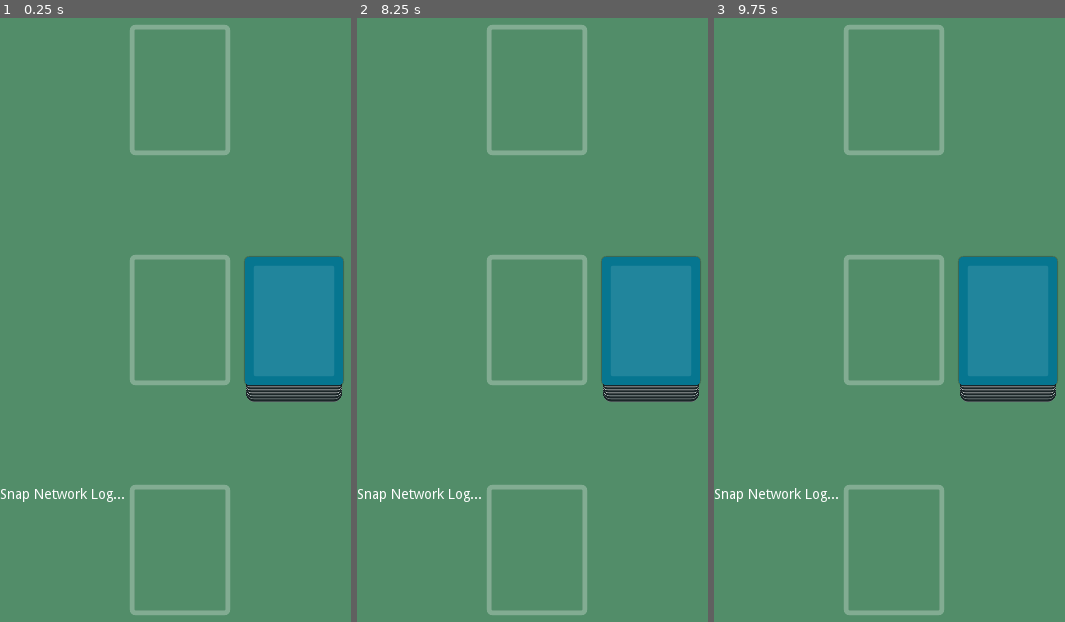
Above: before the commit, frames 1-3 (left to right).
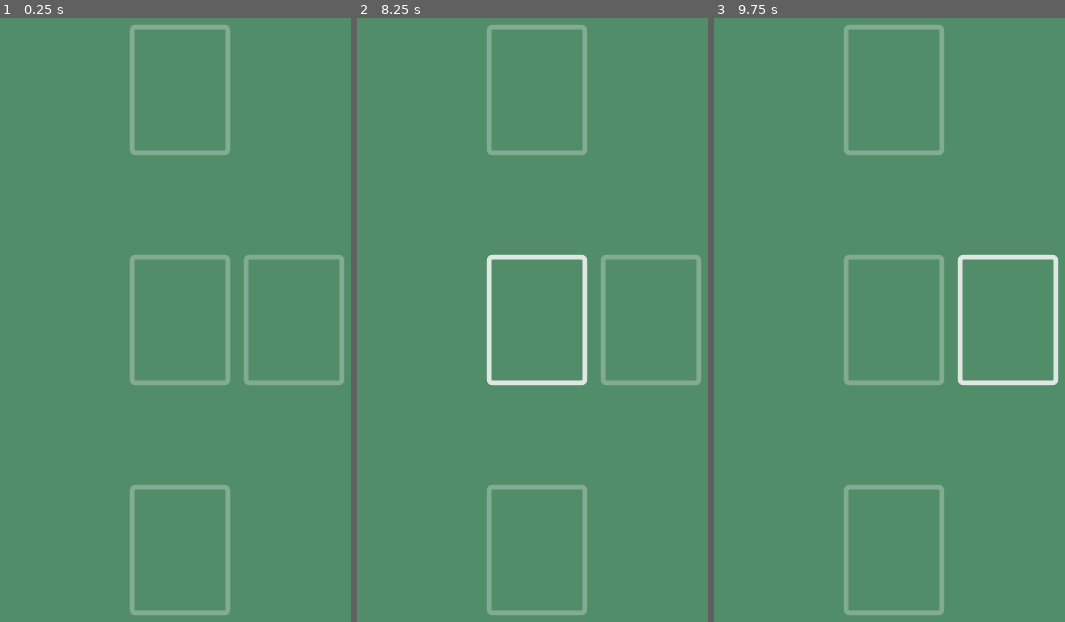
Above: after the commit, the same moments.

Repository: dancras/snap
Game: Godot game, scene res://Main.tscn
Two runs of this game, one before a commit and one after it. Both use one fixed random seed, a clock stepped at 60 frames per second and the inputs below.
Inputs (mouse positions are in pixels of both pictures, inside the frame that each line leads up to):
- Up to frame 1 (0.25 s): no input
- Up to frame 2 (8.25 s): click (651, 320) at 0.52 s; click (651, 320) at 1.27 s; click (651, 320) at 2.02 s; click (651, 320) at 2.77 s; tap Enter at 3.5, 5, 6.5 s; move the mouse to (616, 295) at 3.52 s; tap Space at 4.25, 5.75, 7.25 s; move the mouse to (465, 362) at 4.27 s; move the mouse to (574, 187) at 5.02 s; move the mouse to (518, 458) at 5.77 s; move the mouse to (644, 422) at 6.52 s; move the mouse to (430, 235) at 7.27 s; move the mouse to (553, 326) at 8.02 s
- Up to frame 3 (9.75 s): move the mouse to (840, 169) at 8.77 s; move the mouse to (973, 295) at 9.52 s

The runs differ from the first frame. In frame 1, 7.1% of the frame differs, in the area x 0-99%, y 39-81%; in frame 2, 8.2%; in frame 3, 7.3%.

Commit message:
Initialise deck and drag cards over network

Diff:
--- a/Card.tscn
+++ b/Card.tscn
@@ -77,8 +77,8 @@
 corner_radius_bottom_left = 2
 
 [node name="Card" type="Control"]
-margin_right = 40.0
-margin_bottom = 40.0
+margin_right = 100.0
+margin_bottom = 130.0
 script = ExtResource( 2 )
 __meta__ = {
 "_edit_use_anchors_": false
--- a/Deck.gd
+++ b/Deck.gd
@@ -71,10 +71,10 @@
 func revert_drag(data):
     cards.push_back(data)
 
-func can_drop_data(position, data):
+func can_drop_data(_position, _data):
     return true
 
-func drop_data(position, data):
+func drop_data(_position, data):
     cards.push_back(data)
     get_node("/root/Main/DragManager").drop_success()
     update_children()
--- a/DragManager.gd
+++ b/DragManager.gd
@@ -1,15 +1,25 @@
 extends Node
+
+signal drag_position(drag_data, position)
 
 var drag_origin
 var drag_data
+
+func _input(event):
+    if is_dragging() && event is InputEventMouseMotion:
+        emit_signal("drag_position", drag_data, event.position);
+
+func is_dragging():
+    return drag_origin != null
 
 func poll_viewport_for_grab_status():
     yield(get_tree().create_timer(0.05), "timeout")
 
     if get_viewport().gui_is_dragging():
         poll_viewport_for_grab_status()
-    elif drag_origin != null:
+    elif is_dragging():
         drag_origin.revert_drag(drag_data)
+        clear_drag_data()
 
 func starting_drag(origin, data):
     drag_origin = origin
@@ -17,5 +27,8 @@
     poll_viewport_for_grab_status()
 
 func drop_success():
+    clear_drag_data()
+
+func clear_drag_data():
     drag_origin = null
     drag_data = null
--- a/Lobby.gd
+++ b/Lobby.gd
@@ -1,6 +1,8 @@
 extends Control
 
 const SERVER_PORT = 6050
+
+var is_master = true
 
 func _ready():
     get_tree().connect("network_peer_connected", self, "_player_connected")
@@ -12,9 +14,10 @@
 
 func init_connection():
     var peer = NetworkedMultiplayerENet.new()
-    var create_error = peer.create_server(SERVER_PORT, 2)
+    var create_error = peer.create_server(SERVER_PORT, 1)
 
     if create_error:
+        is_master = false
         peer.create_client("127.0.0.1", SERVER_PORT)
 
     get_tree().network_peer = peer
@@ -22,6 +25,10 @@
 
 func _player_connected(id):
     $Log.text += "\nPlayer Connected: " + str(id)
+    hide()
+
+    if is_master:
+        get_parent().get_node("Table").master_init_table()
 
 func _connected_ok():
     $Log.text += "\nConnection Success!"
--- a/Main.tscn
+++ b/Main.tscn
@@ -1,13 +1,15 @@
-[gd_scene load_steps=3 format=2]
+[gd_scene load_steps=4 format=2]
 
 [ext_resource path="res://Lobby.gd" type="Script" id=1]
 [ext_resource path="res://Table.tscn" type="PackedScene" id=2]
+[ext_resource path="res://DragManager.gd" type="Script" id=4]
 
 [node name="Main" type="Node"]
 
 [node name="Table" parent="." instance=ExtResource( 2 )]
 
 [node name="Lobby" type="Control" parent="."]
+visible = false
 anchor_right = 1.0
 anchor_bottom = 1.0
 script = ExtResource( 1 )
@@ -24,3 +26,7 @@
 __meta__ = {
 "_edit_use_anchors_": false
 }
+
+[node name="DragManager" type="Node" parent="."]
+script = ExtResource( 4 )
+[connection signal="drag_position" from="DragManager" to="Table" method="notify_dragging"]
--- a/Table.gd
+++ b/Table.gd
@@ -8,10 +8,31 @@
 
 # Called when the node enters the scene tree for the first time.
 func _ready():
+    pass
+
+func master_init_table():
+    $DrawDeck.rect_position = $DrawDeckAltPosition.position
+
     randomize()
     $DrawDeck.fill_deck()
+    rpc("receive_draw_deck", $DrawDeck.cards)
+
+remote func receive_draw_deck(cards):
+    $DrawDeck.cards = cards
+    $DrawDeck.update_children()
+
 
 
 # Called every frame. 'delta' is the elapsed time since the previous frame.
 #func _process(delta):
 #    pass
+
+remote func update_dragging_card(_drag_data, position):
+    $DraggingCard.show()
+    $DraggingCard.set_global_position(
+        get_viewport().size - position - $DraggingCard.rect_size
+    )
+
+
+func notify_dragging(drag_data, position):
+    rpc("update_dragging_card", drag_data, position)
--- a/Table.tscn
+++ b/Table.tscn
@@ -1,9 +1,8 @@
-[gd_scene load_steps=5 format=2]
+[gd_scene load_steps=4 format=2]
 
 [ext_resource path="res://Card.tscn" type="PackedScene" id=1]
 [ext_resource path="res://Deck.tscn" type="PackedScene" id=2]
 [ext_resource path="res://Table.gd" type="Script" id=3]
-[ext_resource path="res://DragManager.gd" type="Script" id=4]
 
 [node name="Table" type="ColorRect"]
 margin_right = 360.0
@@ -121,5 +120,8 @@
 margin_right = 50.0
 margin_bottom = 164.0
 
-[node name="DragManager" type="Node" parent="."]
-script = ExtResource( 4 )
+[node name="DraggingCard" parent="." instance=ExtResource( 1 )]
+visible = false
+
+[node name="DrawDeckAltPosition" type="Position2D" parent="."]
+position = Vector2( 16, 246 )
